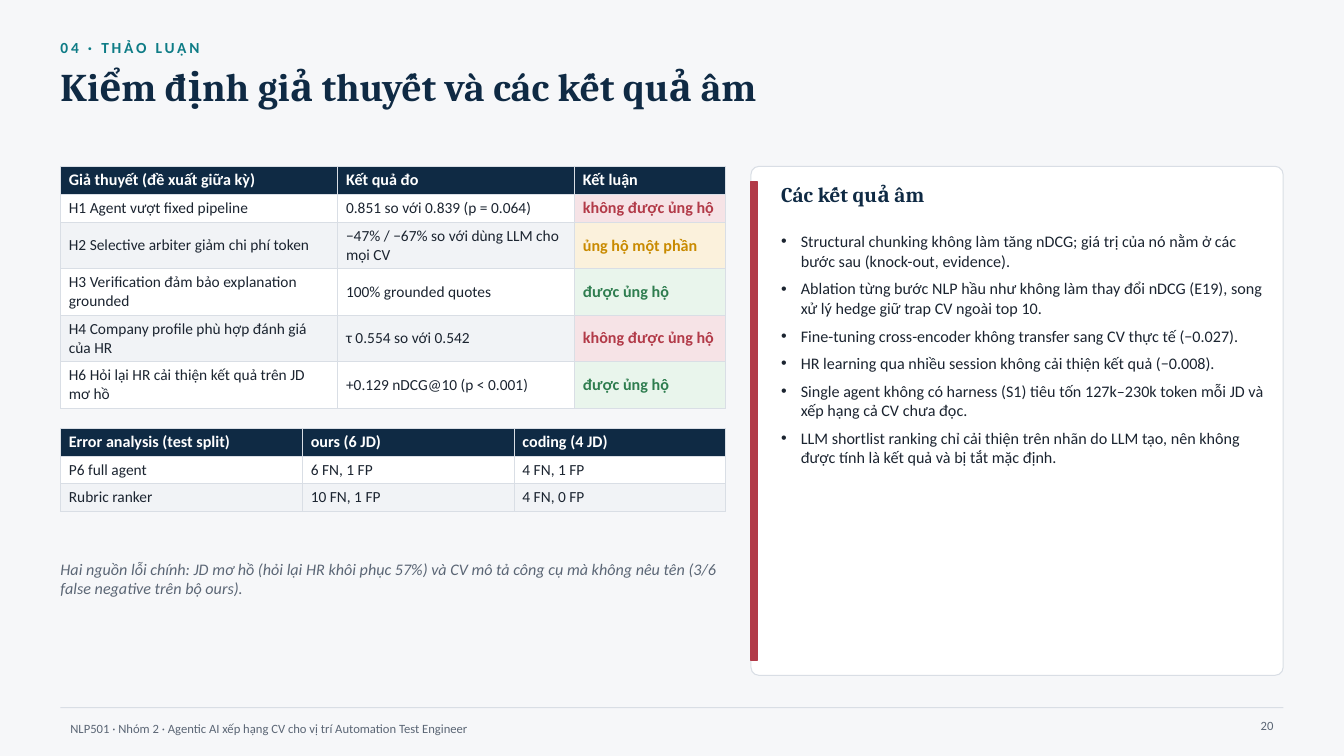
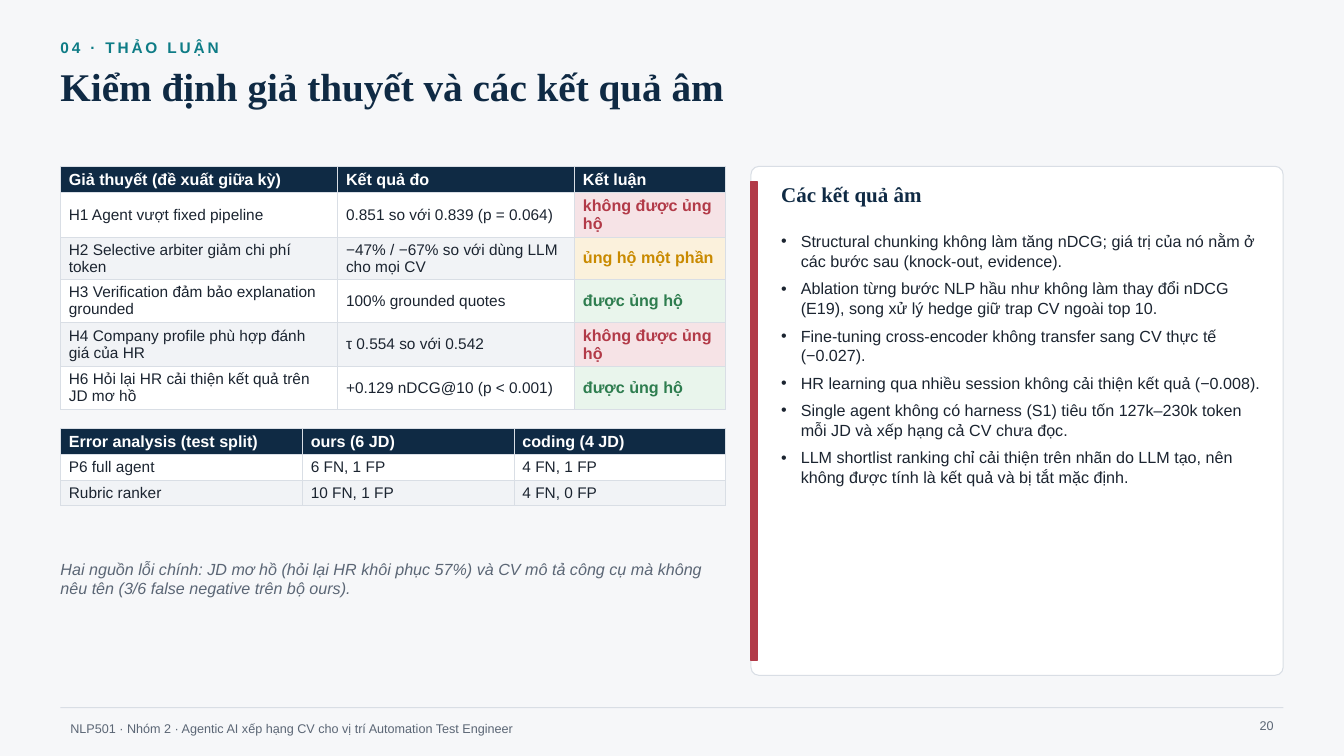
Before and after one commit to ZgsNat/NLP501.22_GROUP_2, a slide deck: slide 20 of NLP501_Nhom2_BaoCaoCuoiKy_v13.pptx. Drawn at 1344x756 pixels with LibreOffice and Linux fonts; fonts in the diff are those of the drawing. Boxes give left, top, right and bottom in pixels: in the first picture for what was removed or moved away, otherwise in the second. Text is boxed around its words. In the diff, an @@ line names an element or a change of style, - is before the commit and + after.

```diff
--- a/NLP501_Nhom2_BaoCaoCuoiKy_v13.pptx
+++ b/NLP501_Nhom2_BaoCaoCuoiKy_v13.pptx
@@ title "Kiểm định giả thuyết và ..." at [60, 72, 724, 109]: font Cambria to Times New Roman @@
@@ table at [60, 166, 726, 405] @@
@@ font Calibri to Arial @@
@@ text "Các kết quả âm" at [781, 186, 922, 207]: font Cambria to Times New Roman @@
@@ table at [60, 429, 726, 529] @@
@@ font Calibri to Arial @@
@@ font Calibri to Arial in 5 elements at [60, 41, 218, 56], [60, 562, 702, 598], [801, 234, 1260, 487], [1260, 721, 1274, 730], [70, 723, 512, 736] @@
```
Also in this commit, not shown: 24 other slides changed.
